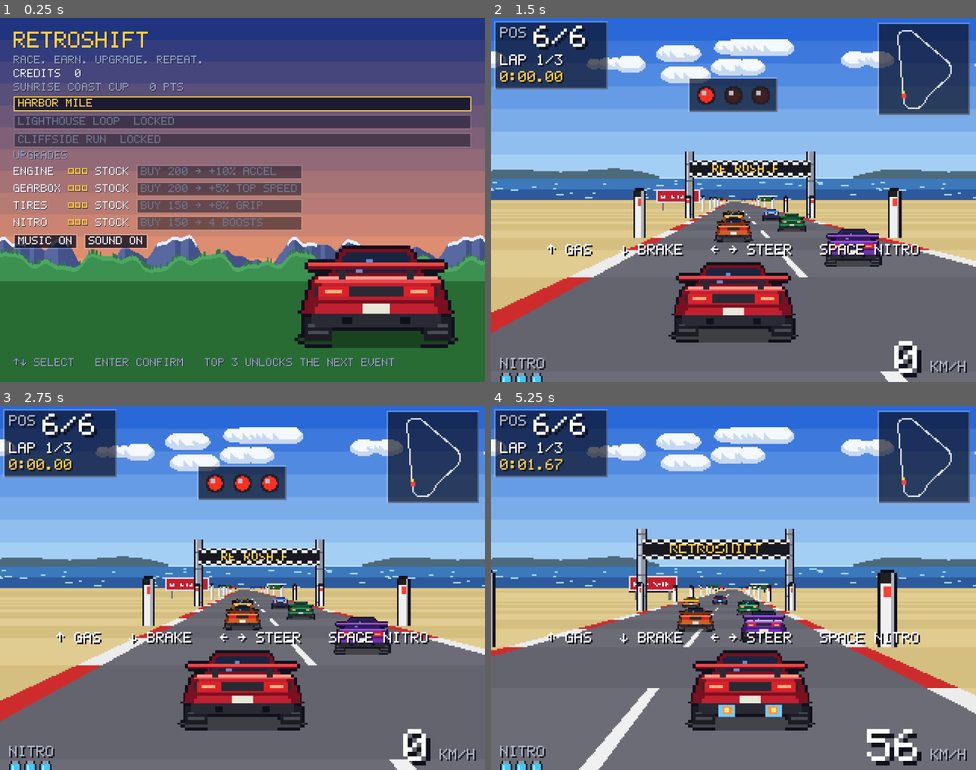
Above: before the commit, frames 1-4 (two rows, left to right).
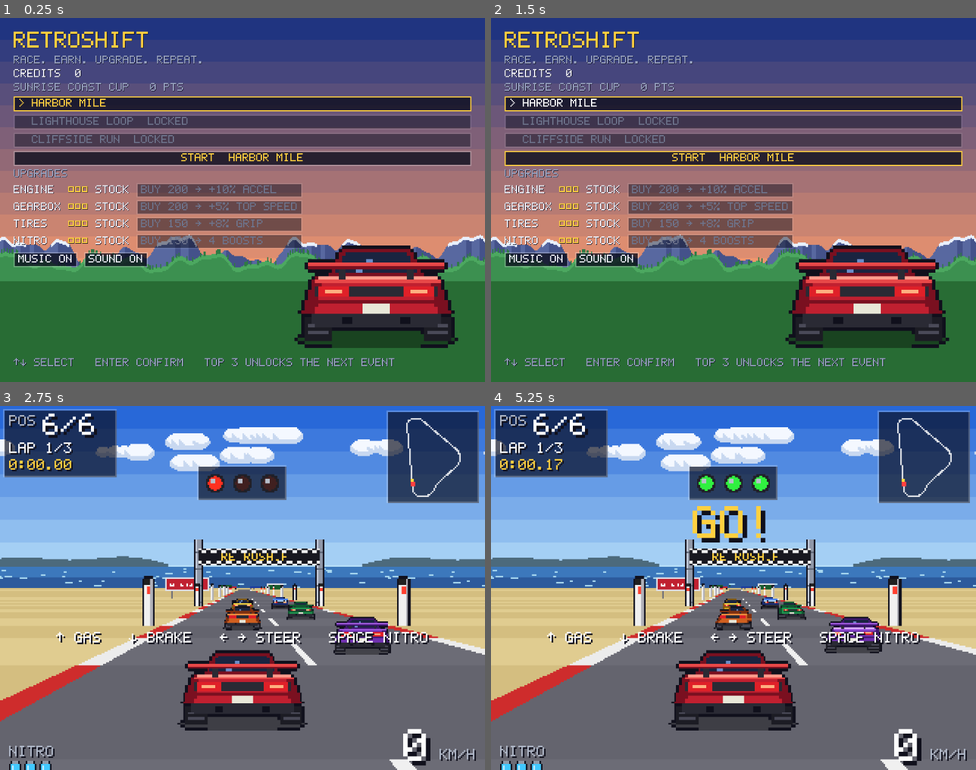
Above: after the commit, the same moments.

Repository: tendant/retro-shift
Game: Godot game, scene res://scenes/garage.tscn
Two runs of this game, one before a commit and one after it. Both use one fixed random seed, a clock stepped at 60 frames per second and the inputs below. Sound files missing from this copy of the repository are replaced by a short silence.
Inputs (mouse positions are in pixels of both pictures, inside the frame that each line leads up to):
- Up to frame 1 (0.25 s): no input
- Up to frame 2 (1.5 s): click (733, 105) at 0.5 s, where only the run before the commit has a clickable "Harbor Mile"; click (733, 105) at 1.25 s, where only the run after the commit has a clickable "> Harbor Mile"
- Up to frame 3 (2.75 s): click (242, 547) at 2 s, where only the run after the commit has a clickable "START HARBOR MILE"
- Up to frame 4 (5.25 s): tap Enter (ui_accept) at 2.75, 3.02, 3.5 s; move the mouse to (840, 569) at 2.77 s; hold Right (steer_right) 2.78-3.5 s; tap Space (nitro) at 2.85, 4.55 s; click (840, 569) at 2.92 s; drag from (636, 606) to (709, 660) at 3.52 s; move the mouse to (782, 507) at 4.27 s; hold Right (steer_right) 4.28-5 s; hold Up (throttle) 4.28-5 s; drag from (709, 660) to (588, 533) at 5.02 s

The runs differ from the first frame. In frame 1, 12% of the frame differs, in the area x 2-98%, y 22-69%; in frame 2, 99%, in the area x 0-100%, y 0-100%; in frame 3, 0.2%; in frame 4, 23%.

Commit message:
Garage: choose an event, then START; two columns on touch
Tapping an event started the race immediately, so a stray tap on a phone
launched one. Event buttons now select (radio group, "> " marker and
yellow frame) and move focus to a START button naming the event. The
newest unlocked event is pre-selected.

On touch screens the finger-sized buttons overflowed a landscape phone,
so the garage uses two columns there (events + START | upgrades +
settings). build/.gdignore stops Godot importing Xcode output.

Co-Authored-By: Claude Opus 5.5 <noreply@anthropic.com>

Diff:
--- a/scripts/ui/garage.gd
+++ b/scripts/ui/garage.gd
@@ -1,6 +1,7 @@
 extends Control
-## Garage hub (§2 core loop): pick an unlocked event, buy upgrades, toggle
-## sound. Keyboard/gamepad navigation uses Godot's built-in ui_* actions.
+## Garage hub (§2 core loop): choose an unlocked event, then START; buy
+## upgrades; toggle sound. Choosing never starts a race by itself, so a stray
+## tap is harmless. Keyboard/gamepad navigation uses the built-in ui_* actions.
 
 const ACCENT := UiTheme.ACCENT
 const DIM := UiTheme.DIM
@@ -17,6 +18,9 @@
 var _scale: int = 1
 var _credits: Label
 var _event_buttons: Array[Button] = []
+var _event_group := ButtonGroup.new()
+var _selected: EventDefinition
+var _start_button: Button
 ## {cup_id: Label} header with points and trophy.
 var _cup_labels: Dictionary = {}
 ## {line: {"level": Label, "effect": Label, "buy": Button}}
@@ -72,20 +76,41 @@
 	_credits = _label("", TEXT)
 	box.add_child(_credits)
 
+	# Touch: finger-sized buttons need two columns to fit a landscape phone.
+	var events_box := box
+	var upgrades_box := box
+	if Game.touch_mode():
+		var columns := HBoxContainer.new()
+		columns.size_flags_vertical = Control.SIZE_EXPAND_FILL
+		box.add_child(columns)
+		events_box = VBoxContainer.new()
+		upgrades_box = VBoxContainer.new()
+		for column in [events_box, upgrades_box]:
+			column.size_flags_horizontal = Control.SIZE_EXPAND_FILL
+			columns.add_child(column)
+		_backdrop.show_car = false
+
 	for cup in Game.cups:
 		var header := _label("", DIM)
-		box.add_child(header)
+		events_box.add_child(header)
 		_cup_labels[cup.id] = header
 		for event in cup.events:
 			var button := _button()
-			button.pressed.connect(_start_event.bind(event))
-			box.add_child(button)
+			button.toggle_mode = true
+			button.button_group = _event_group
+			button.pressed.connect(_select.bind(event))
+			events_box.add_child(button)
 			_event_buttons.append(button)
-
-	box.add_child(_label("UPGRADES", DIM))
+	_start_button = _button()
+	_start_button.alignment = HORIZONTAL_ALIGNMENT_CENTER
+	_start_button.add_theme_color_override("font_color", ACCENT)
+	_start_button.pressed.connect(func() -> void: _start_event(_selected))
+	events_box.add_child(_start_button)
+
+	upgrades_box.add_child(_label("UPGRADES", DIM))
 	var grid := GridContainer.new()
 	grid.columns = 4
-	box.add_child(grid)
+	upgrades_box.add_child(grid)
 	for line in Upgrades.LINES:
 		var row := {
 			"level": _label("", ACCENT),
@@ -100,7 +125,7 @@
 		_rows[line] = row
 
 	var settings := HBoxContainer.new()
-	box.add_child(settings)
+	upgrades_box.add_child(settings)
 	_music_button = _button()
 	_music_button.pressed.connect(_toggle.bind(Game.SETTING_MUSIC))
 	settings.add_child(_music_button)
@@ -108,10 +133,11 @@
 	_sfx_button.pressed.connect(_toggle.bind(Game.SETTING_SFX))
 	settings.add_child(_sfx_button)
 
-	var spacer := Control.new()
-	spacer.size_flags_vertical = Control.SIZE_EXPAND_FILL
-	box.add_child(spacer)
-	var controls := "TAP TO CHOOSE" if Game.touch_mode() else "↑↓ SELECT   ENTER CONFIRM"
+	if not Game.touch_mode():
+		var spacer := Control.new()
+		spacer.size_flags_vertical = Control.SIZE_EXPAND_FILL
+		box.add_child(spacer)
+	var controls := "TAP AN EVENT, THEN START" if Game.touch_mode() else "↑↓ SELECT   ENTER CONFIRM"
 	box.add_child(_label(controls + "   TOP 3 UNLOCKS THE NEXT EVENT", DIM))
 
 
@@ -130,10 +156,14 @@
 			var best: Dictionary = profile.best_results.get(event.id, {})
 			var best_text := "" if best.is_empty() else "   BEST %s %s" % [
 				Hud.ordinal(best["place"]), Hud.format_time(best["time_s"])]
-			button.text = "%s%s" % [event.display_name, best_text]
+			var marker := "> " if event == _selected else "  "
+			button.text = "%s%s%s" % [marker, event.display_name, best_text]
+			button.set_pressed_no_signal(event == _selected)
 		else:
 			button.disabled = true
-			button.text = "%s  LOCKED" % event.display_name
+			button.text = "  %s  LOCKED" % event.display_name
+	_start_button.disabled = _selected == null
+	_start_button.text = "START  %s" % _selected.display_name.to_upper() if _selected else "CHOOSE AN EVENT"
 	for line: StringName in _rows:
 		var row: Dictionary = _rows[line]
 		var level := profile.level(line)
@@ -150,7 +180,15 @@
 	_backdrop.queue_redraw()
 
 
+func _select(event: EventDefinition) -> void:
+	_selected = event
+	_refresh()
+	_start_button.grab_focus()
+
+
 func _start_event(event: EventDefinition) -> void:
+	if event == null:
+		return
 	_play(&"go")
 	Game.start_event(event)
 
@@ -170,9 +208,12 @@
 	_sfx.play()
 
 
+## Pre-selects the newest unlocked event and focuses it.
 func _focus_default() -> void:
 	for i in range(_event_buttons.size() - 1, -1, -1):
 		if not _event_buttons[i].disabled:
+			_selected = Game.events[i]
+			_refresh()
 			_event_buttons[i].grab_focus()
 			return
 
@@ -225,6 +266,7 @@
 		set(value):
 			pixel_scale = value
 			queue_redraw()
+	var show_car: bool = true
 
 	func _ready() -> void:
 		mouse_filter = Control.MOUSE_FILTER_IGNORE
@@ -245,6 +287,9 @@
 			while x < size.x / k:
 				draw_texture(layer, Vector2(x, h - layer.get_height() + 1))
 				x += layer.get_width()
+		if not show_car:
+			draw_set_transform(Vector2.ZERO, 0.0, Vector2.ONE)
+			return
 		# Player's car, big, bottom right.
 		var car_scale := 3.0
 		var car_size := SpriteAtlas.CAR_SIZE * car_scale
--- a/scripts/ui/ui_theme.gd
+++ b/scripts/ui/ui_theme.gd
@@ -41,6 +41,7 @@
 	theme.set_constant("h_separation", "GridContainer", 6 * scale)
 	theme.set_constant("v_separation", "GridContainer", 2 * scale)
 	theme.set_constant("separation", "HBoxContainer", 6 * scale)
+	theme.set_constant("separation", "VBoxContainer", 3 * scale)
 
 
 static func _box(fill: Color, edge: Color, scale: int) -> StyleBoxFlat:
--- a/tests/test_game_flow.gd
+++ b/tests/test_game_flow.gd
@@ -29,9 +29,10 @@
 func test_garage_shows_locks_and_affordability() -> void:
 	var garage: Control = add_child_autofree(load("res://scenes/garage.tscn").instantiate())
 	var buttons := _buttons(garage)
-	var first_upgrade := Game.events.size()
+	var start := Game.events.size()
+	var first_upgrade := start + 1
 	var settings := first_upgrade + Upgrades.LINES.size()
-	assert_eq(buttons.size(), settings + 2, "events, upgrades, music + sound toggles")
+	assert_eq(buttons.size(), settings + 2, "events, start, upgrades, music + sound toggles")
 	assert_false(buttons[0].disabled, "event 1 open")
 	assert_true(buttons[1].disabled, "event 2 locked")
 	for i in range(first_upgrade, settings):
@@ -40,7 +41,16 @@
 	Game.progression.award(Game.events[0], 1, 100.0)  # emits changed → refresh
 	assert_false(buttons[1].disabled, "event 2 unlocked by a win")
 	assert_string_contains(buttons[0].text, "BEST 1st")
-	var tires_button := buttons[Game.events.size() + Upgrades.LINES.find(&"tires")]
+
+	# Choosing an event selects it; only START races.
+	Game.current_event = null
+	buttons[1].pressed.emit()
+	assert_null(Game.current_event, "choosing doesn't start a race")
+	assert_string_contains(buttons[1].text, "> ")
+	assert_false(buttons[0].text.begins_with("> "), "only one event selected")
+	assert_eq(buttons[start].text, "START  %s" % Game.events[1].display_name.to_upper())
+	assert_true(buttons[start].has_focus(), "focus moves to START")
+	var tires_button := buttons[first_upgrade + Upgrades.LINES.find(&"tires")]
 	assert_false(tires_button.disabled)
 	tires_button.pressed.emit()
 	assert_eq(Game.progression.profile.level(&"tires"), 1)
Not shown, added: build/.gdignore
Not shown, changed: .gitignore
